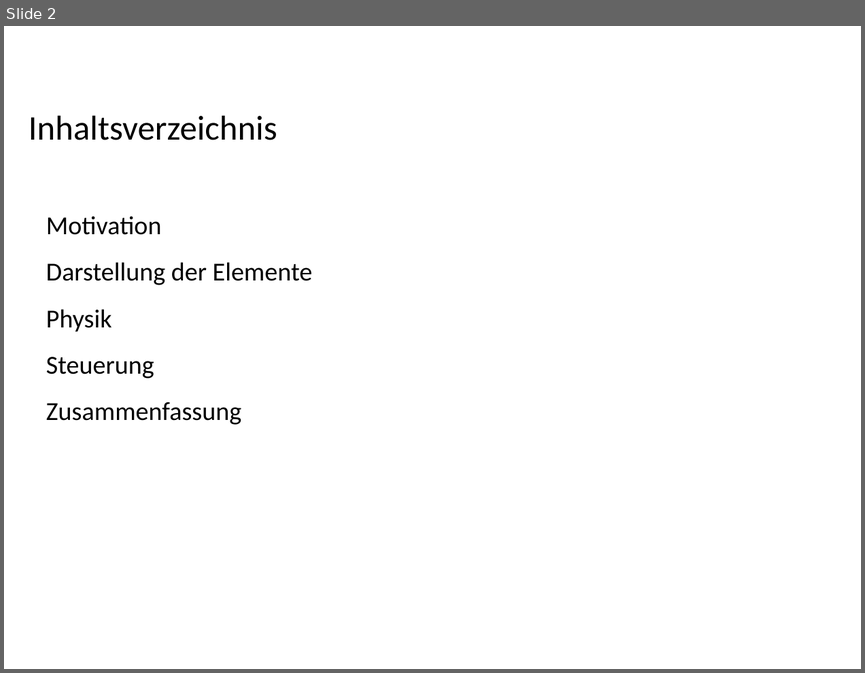
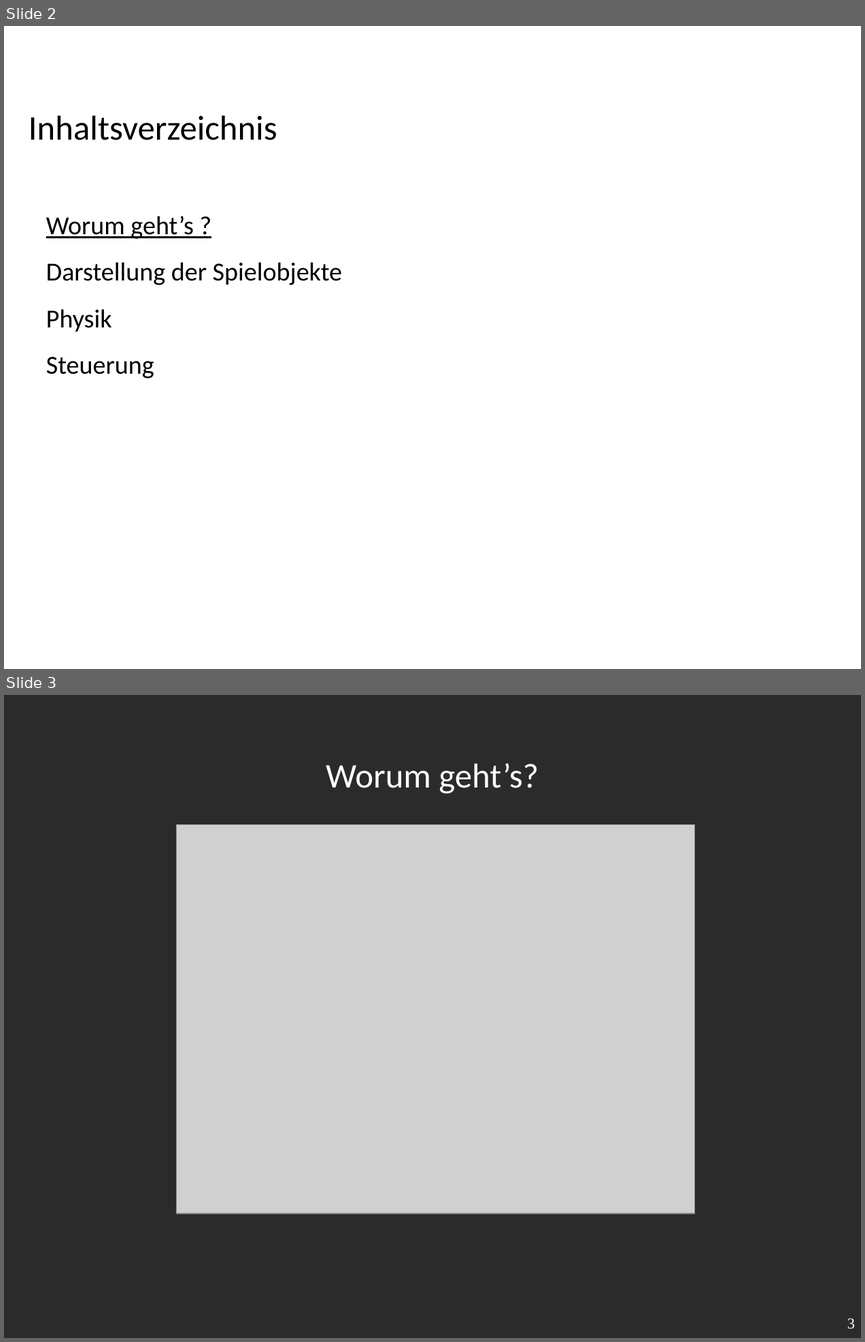
Before and after one commit to v1nc/Leap-Tennis-Ausarbeitung, a slide deck: Fachprojekt_Präsentation.odp. Shown one above the other, each under a label of ours: slide 2 before the commit, slides 2 and 3 after it. The pictures are 865x673 and 865x1342 pixels, drawn with LibreOffice and Linux fonts; fonts in the diff are those of the drawing; grey boxes stand for pictures; background and template pictures are left out; a plain dark background stands for a picture behind light text. Boxes give left, top, right and bottom in pixels: in the first picture for what was removed or moved away, otherwise in the second. Text is boxed around its words. In the diff, an @@ line names an element or a change of style, - is before the commit and + after.

```diff
--- a/Fachprojekt_Präsentation.odp
+++ b/Fachprojekt_Präsentation.odp
@@ slide 3 added at (4,695,861,1338), background picture (left out) @@
@@ title added at (326,763,538,794), 32 pt, text #FFFFFF @@
+Worum geht’s?
@@ picture added at (177,825,695,1214) @@
@@ page number added at (847,1318,855,1329), 14 pt, text #FFFFFF @@
+3
@@ slide 2 changed as well @@
@@ text at (46,216,342,285): text changed @@
-Motivation
-Darstellung der Elemente
+Worum geht’s ?
+Darstellung der Spielobjekte
@@ text at (46,402,241,424): paragraph removed @@
-Zusammenfassung
```
Also in this commit, not shown: 2 other slides changed, 12 other slides added, 1 slide removed, 10 other files.
